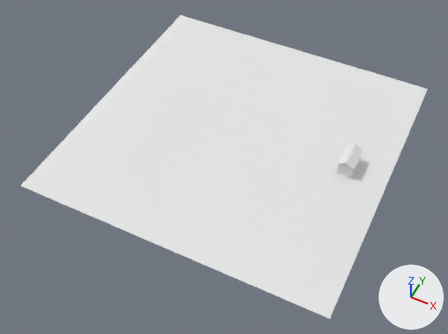
One commit to the Blender file models/blender/surface_with_station3.blend: the scene before it, then after it.
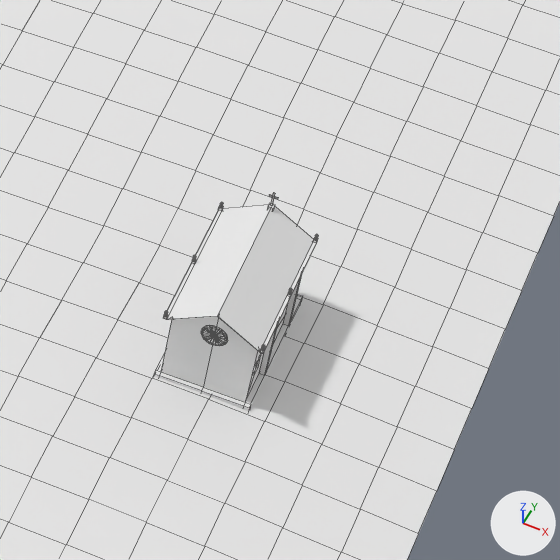
Old and new are each drawn whole from a camera (50 mm lens) standing at (4.83, -10.53, 11.63) and looking at (0.01, -0.9, -0.41) and again close up on the part from 69% to 90% of the width and 33% to 61% of the height. Lighting does not change. The marker at lower right points along +X, +Y and +Z. The close-ups show mesh edges as thin lines.
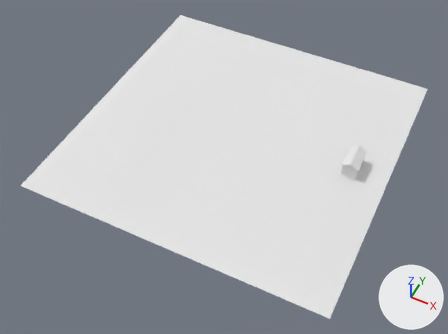
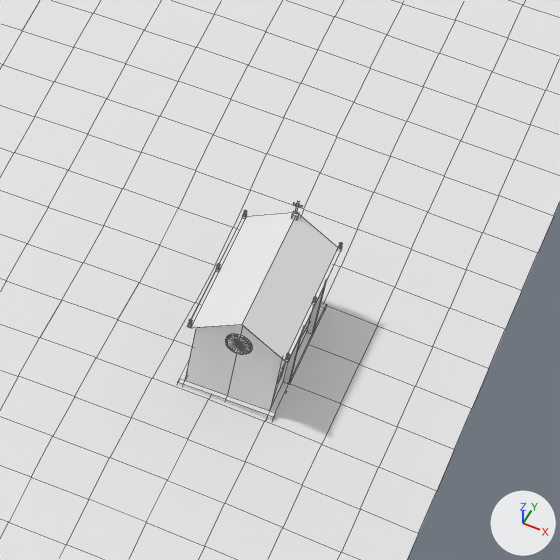
What the commit changed:
me_plane has 2187 vertices, 2132 faces and spans x -4.0..4.0, y -4.0..4.0, z 0.0..0.63.
me_plane is used by ob_plane; location (0.0, 0.0, 0.0).
me_plane part 1: the loose piece of 120 vertices spanning x 2.75..3.18, y -0.24..0.48, z 0.04..0.55 is moved by (0.11, 0.0, 0.0).
me_plane part 2: the loose piece of 12 vertices spanning x 2.75..2.78, y -0.21..0.48, z 0.04..0.08 is moved by (0.11, 0.0, 0.0).
me_plane part 3: the loose piece of 121 vertices spanning x 2.91..3.02, y -0.21..-0.2, z 0.34..0.46 is moved by (0.11, 0.0, 0.0).
me_plane part 4: the loose piece of 8 vertices spanning x 3.15..3.17, y -0.03..0.0, z 0.08..0.42 is moved by (0.11, 0.0, 0.0).
me_plane part 5: the loose piece of 8 vertices spanning x 3.15..3.17, y 0.28..0.31, z 0.08..0.42 is moved by (0.11, 0.0, 0.0).
me_plane part 6: 102 of the vertices in x 2.75..2.98, y -0.24..0.46, z 0.43..0.63 are moved by (0.11, 0.0, 0.0).

Changed parts and their boxes [x1, y1, x2, y2] in the close-ups (560 x 560 px; the box of a moved part takes in the faces that stretch with it):
part 1 of me_plane, moved or reshaped: before [153, 205, 317, 411]; after [177, 213, 342, 420]
part 2 of me_plane, moved or reshaped: before [156, 352, 165, 372]; after [179, 360, 189, 381]
part 3 of me_plane, moved or reshaped: before [201, 325, 228, 346]; after [225, 334, 253, 354]
part 4 of me_plane, moved or reshaped: before [259, 325, 278, 375]; after [283, 334, 302, 384]
part 5 of me_plane, moved or reshaped: before [283, 275, 302, 326]; after [307, 284, 326, 334]
part 6 of me_plane, moved or reshaped: before [163, 193, 278, 319]; after [187, 201, 302, 328]
